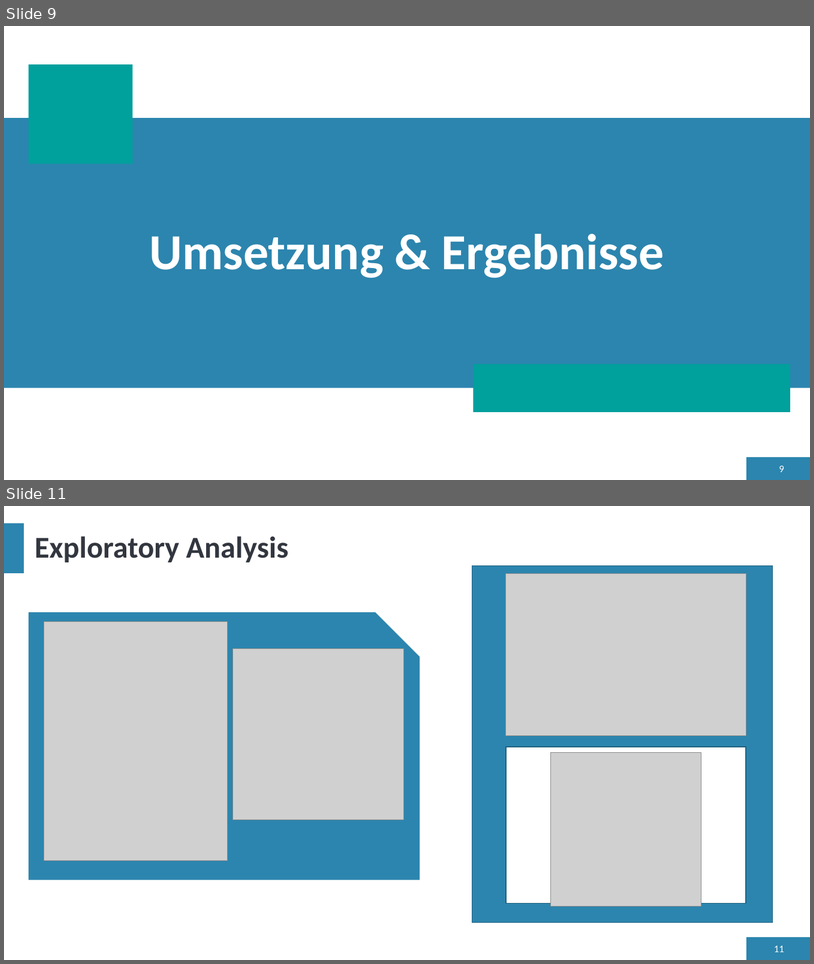
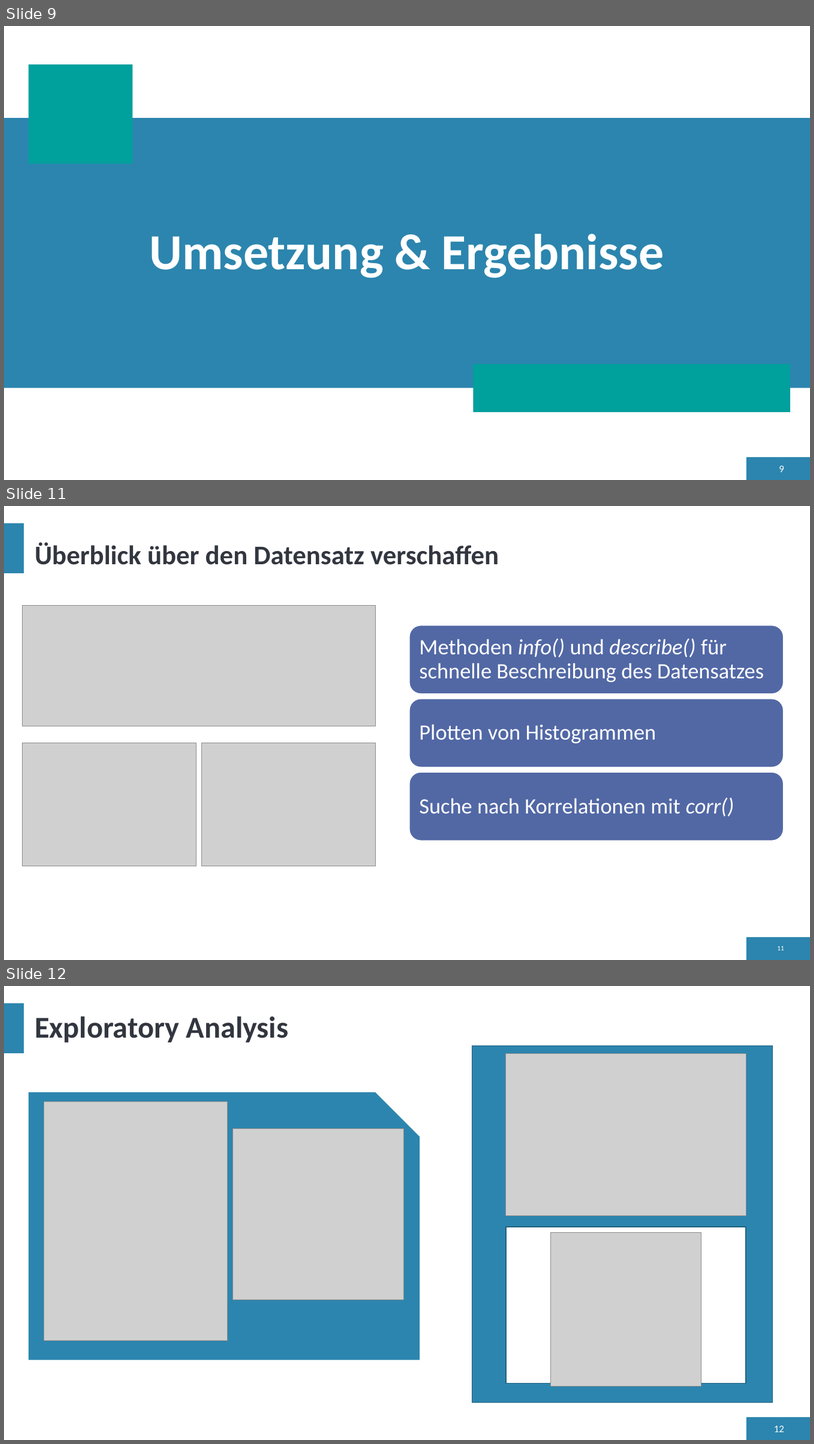
Before and after one commit to LennartFertig/DataExploration_HousePriceSeattle, a slide deck: HousePricePrediction_Präsentation.pptx. Shown one above the other, each under a label of ours: slides 9 and 11 before the commit, slides 9, 11 and 12 after it; the slides between them are not shown. The pictures are 814x964 and 814x1444 pixels, drawn with LibreOffice and Linux fonts; fonts in the diff are those of the drawing; grey boxes stand for pictures. Boxes give left, top, right and bottom in pixels: in the first picture for what was removed or moved away, otherwise in the second. Text is boxed around its words. In the diff, an @@ line names an element or a change of style, - is before the commit and + after.

```diff
--- a/HousePricePrediction_Präsentation.pptx
+++ b/HousePricePrediction_Präsentation.pptx
@@ slide 11 added at <box>4,506,810,960</box>, background #FFFFFF; not listed: 2 template elements that a slide beside it also shows @@
@@ text added at <box>35,542,499,565</box>, 32 pt, text #32363F, bold @@
+Überblick über den Datensatz verschaffen
@@ picture added at <box>22,605,375,726</box> @@
@@ picture added at <box>22,742,196,866</box> @@
@@ picture added at <box>202,742,375,866</box> @@
@@ group added at <box>410,625,785,841</box>: 3 rounded rectangles, 3 texts @@
+Methoden info() und describe() für schnelle Beschreibung des Datensatzes
+Plotten von Histogrammen
+Suche nach Korrelationen mit corr()
@@ page number added at <box>777,946,784,950</box>, 8 pt, text #FFFFFF @@
+11
@@ what was slide 11 is now slide 12 @@
@@ page number at <box>774,1425,785,1432</box>: text changed @@
-11
+12
```
Also in this commit, not shown: 1 slide changed, 1 other slide added, 2 slides removed.
